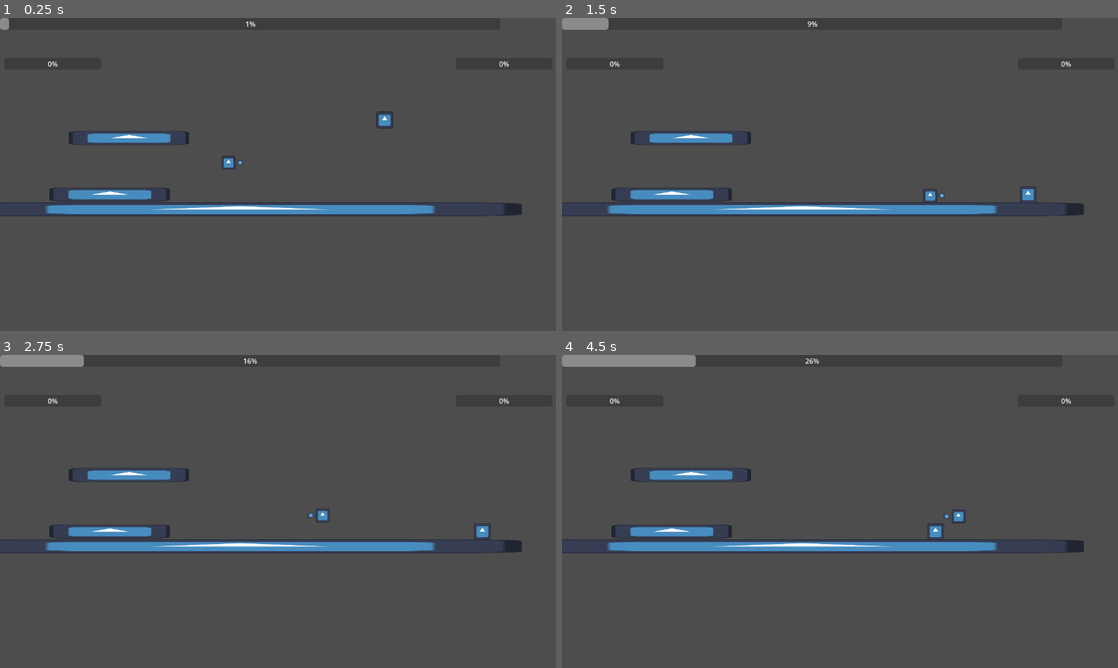
Above: before the commit, frames 1-4 (two rows, left to right).
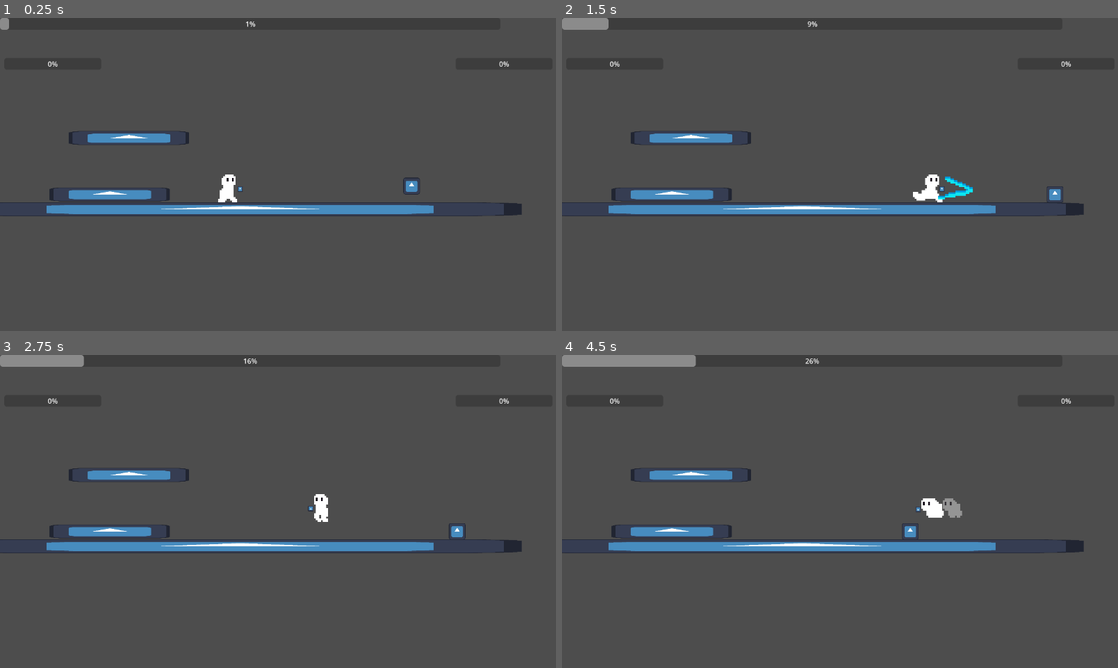
Above: after the commit, the same moments.

Repository: Luke-Parker1/Game-Off-2025
Game: Godot game, scene res://test_scene.tscn
Two runs of this game, one before a commit and one after it. Both use one fixed random seed, a clock stepped at 60 frames per second and the inputs below. Before the commit the project has no main scene; this scene is started directly in both runs. The engine's default icon, where the game draws it, is replaced by a stand-in: a white triangle on a blue panel in a dark square.
Inputs:
- Up to frame 1 (0.25 s): no input
- Up to frame 2 (1.5 s): hold D (right) from 0.53 s (still down); tap Shift (dash) at 0.6 s; tap Space (jump) at 0.77, 1.07 s; tap K (sword) at 0.8, 1.35 s
- Up to frame 3 (2.75 s): tap Space (jump) at 1.52, 1.55, 1.82, 2.1 s; release D (right) at 2.03 s; hold A (left) from 2.03 s (still down); tap Shift (dash) at 2.3 s
- Up to frame 4 (4.5 s): release A (left) at 2.78 s; hold D (right) 2.78-4.28 s; tap U (big shoot) at 2.85 s; tap Space (jump) at 3.02, 3.32, 3.77, 3.8, 4.07 s; tap K (sword) at 3.05 s; tap I (big sword) at 3.6 s; hold A (left) from 4.28 s (still down); tap Shift (dash) at 4.35 s

The runs differ from the first frame. In frame 1, 0.7% of the frame differs, in the area x 8-79%, y 29-63%; in frame 2, 0.8%, in the area x 8-91%, y 36-63%; in frame 3, 0.6%; in frame 4, 0.8%.

Commit message:
Started adding art

Diff:
--- a/player.gd
+++ b/player.gd
@@ -35,6 +35,9 @@
 # If this is false, the current state handles all movement
 var state_allows_default_move := true
 
+# If this is false, the current state handles the animation
+var state_allows_animation := true
+
 # 1.0 is right, -1.0 is left
 var look_direction := 1.0
 var knockback_direction := 0.0
@@ -54,6 +57,11 @@
 @export var required_xp_for_thrust : float
 @export var required_xp_for_bigshoot : float
 @export var required_xp_for_explosive : float
+
+@onready var default_sprite_scale = $AnimatedSprite2D.scale
+
+# Keeps track of if the sprite is bouncing dowm or if it is returning to its default scale during walk cycle
+var sprite_bouncing_down := true
 
 func _ready():
 	multiplier_bar = get_tree().get_nodes_in_group("MultiplierBar")[0]
@@ -75,15 +83,10 @@
 
 		# Handle jump.
 		if Input.is_action_just_pressed("jump") and is_on_floor():
+			$AnimatedSprite2D.scale = default_sprite_scale * Vector2(0.7, 1.3)
 			jump()
 		if Input.is_action_just_released("jump"):
 			jumping = false
-
-		# Handle Dash
-		#if Input.is_action_just_pressed("dash") and !dashing and !dash_cooldown_active:
-			#dashing = true
-			#velocity.y = 0
-			#$DashTimer.start()
 
 		# Get the input direction and handle the movement/deceleration.
 		var direction = Input.get_axis("left", "right")
@@ -99,6 +102,40 @@
 	#print(velocity)
 	move_and_slide()
 
+	if state_allows_animation:
+		# Squash and stretch
+		if is_on_floor() and velocity.x != 0:
+			if sprite_bouncing_down:
+				$AnimatedSprite2D.scale = $AnimatedSprite2D.scale.move_toward(default_sprite_scale  * Vector2(1.15, 0.85), 4*delta)
+			else:
+				$AnimatedSprite2D.scale = $AnimatedSprite2D.scale.move_toward(default_sprite_scale, 4*delta)
+			if $AnimatedSprite2D.scale.is_equal_approx(default_sprite_scale):
+				sprite_bouncing_down = true
+			elif $AnimatedSprite2D.scale.is_equal_approx(default_sprite_scale * Vector2(1.15, 0.85)):
+				sprite_bouncing_down = false
+		else:
+			$AnimatedSprite2D.scale = $AnimatedSprite2D.scale.move_toward(default_sprite_scale, 4*delta)
+
+		# Animation
+		if not is_on_floor():
+			if get_custom_gravity() == jump_gravity:
+				$AnimatedSprite2D.play("jump ascend")
+			else:
+				$AnimatedSprite2D.play("jump descend")
+		elif velocity.x != 0:
+			$AnimatedSprite2D.play("run")
+		else:
+			$AnimatedSprite2D.play("default")
+	else:
+		$AnimatedSprite2D.scale = default_sprite_scale
+
+	if $StateMachine.current_state.name.to_lower() != "swordattack" and $StateMachine.current_state.name.to_lower() != "bigswordattack" and $StateMachine.current_state.name.to_lower() != "sword_thrust":
+		if look_direction <= 0:
+			$AnimatedSprite2D.flip_h = true
+		else:
+			$AnimatedSprite2D.flip_h = false
+
+
 	# Flip attack hitboxes
 	if $StateMachine.current_state.name.to_lower() != "swordattack":
 		if Input.is_action_pressed("up"):
@@ -199,6 +236,16 @@
 		# Set recoil timer to regular recoil time
 		$RecoilTime.wait_time = recoil_time
 	$RecoilTime.start()
+
+func create_dash_effect(animation_time):
+	var dash_silhouette = $AnimatedSprite2D.duplicate()
+	get_parent().add_child(dash_silhouette)
+	dash_silhouette.global_position = $AnimatedSprite2D.global_position
+	await get_tree().create_timer(animation_time).timeout
+	dash_silhouette.modulate.a = 0.4
+	await get_tree().create_timer(animation_time).timeout
+	dash_silhouette.modulate.a = 0.2
+	dash_silhouette.queue_free()
 
 func _on_sword_attack_hitbox_body_entered(body):
 	if body.is_in_group("Enemy") and !hit_enemies.has(body):
--- a/player.tscn
+++ b/player.tscn
@@ -1,7 +1,9 @@
-[gd_scene load_steps=17 format=3 uid="uid://b2lk5meo42827"]
+[gd_scene load_steps=35 format=3 uid="uid://b2lk5meo42827"]
 
 [ext_resource type="Texture2D" uid="uid://b2paakn4rmqkv" path="res://icon.svg" id="1_4flbx"]
 [ext_resource type="Script" uid="uid://f1a23u4u1tyb" path="res://player.gd" id="1_onrkg"]
+[ext_resource type="Texture2D" uid="uid://b11m7snql17p3" path="res://player_sheet.png" id="2_urp6f"]
+[ext_resource type="Texture2D" uid="uid://dqhctu8or5e2t" path="res://game_off_2025_sword_attack-Sheet.png" id="3_bwjto"]
 [ext_resource type="Script" uid="uid://v4nlkn46p8aj" path="res://state_machine.gd" id="3_i3pqv"]
 [ext_resource type="Script" uid="uid://1yhkh6ng2egx" path="res://player_default.gd" id="4_hqtel"]
 [ext_resource type="Script" uid="uid://cne4b4d532klw" path="res://player_dash.gd" id="5_sweqy"]
@@ -13,17 +15,158 @@
 [ext_resource type="PackedScene" uid="uid://cjbpx1lsg06dy" path="res://explosive_bullet.tscn" id="10_ivps1"]
 [ext_resource type="Script" uid="uid://dmddma07poe7x" path="res://player_sword_thrust.gd" id="11_nvl01"]
 
+[sub_resource type="AtlasTexture" id="AtlasTexture_u1c27"]
+atlas = ExtResource("2_urp6f")
+region = Rect2(120, 0, 24, 16)
+
+[sub_resource type="AtlasTexture" id="AtlasTexture_bwjto"]
+atlas = ExtResource("2_urp6f")
+region = Rect2(0, 0, 24, 16)
+
+[sub_resource type="AtlasTexture" id="AtlasTexture_op7ga"]
+atlas = ExtResource("2_urp6f")
+region = Rect2(168, 0, 24, 16)
+
+[sub_resource type="AtlasTexture" id="AtlasTexture_q13i1"]
+atlas = ExtResource("2_urp6f")
+region = Rect2(192, 0, 24, 16)
+
+[sub_resource type="AtlasTexture" id="AtlasTexture_5tmop"]
+atlas = ExtResource("2_urp6f")
+region = Rect2(168, 0, 24, 16)
+
+[sub_resource type="AtlasTexture" id="AtlasTexture_pylmc"]
+atlas = ExtResource("2_urp6f")
+region = Rect2(24, 0, 24, 16)
+
+[sub_resource type="AtlasTexture" id="AtlasTexture_pbfsw"]
+atlas = ExtResource("2_urp6f")
+region = Rect2(48, 0, 24, 16)
+
+[sub_resource type="AtlasTexture" id="AtlasTexture_urp6f"]
+atlas = ExtResource("2_urp6f")
+region = Rect2(72, 0, 24, 16)
+
+[sub_resource type="AtlasTexture" id="AtlasTexture_606se"]
+atlas = ExtResource("2_urp6f")
+region = Rect2(96, 0, 24, 16)
+
+[sub_resource type="AtlasTexture" id="AtlasTexture_7ahtn"]
+atlas = ExtResource("2_urp6f")
+region = Rect2(144, 0, 24, 16)
+
+[sub_resource type="SpriteFrames" id="SpriteFrames_ivps1"]
+animations = [{
+"frames": [{
+"duration": 1.0,
+"texture": SubResource("AtlasTexture_u1c27")
+}],
+"loop": true,
+"name": &"dash",
+"speed": 5.0
+}, {
+"frames": [{
+"duration": 1.0,
+"texture": SubResource("AtlasTexture_bwjto")
+}],
+"loop": true,
+"name": &"default",
+"speed": 5.0
+}, {
+"frames": [{
+"duration": 1.0,
+"texture": SubResource("AtlasTexture_op7ga")
+}, {
+"duration": 3.0,
+"texture": SubResource("AtlasTexture_q13i1")
+}, {
+"duration": 1.0,
+"texture": SubResource("AtlasTexture_5tmop")
+}],
+"loop": false,
+"name": &"hit",
+"speed": 5.0
+}, {
+"frames": [{
+"duration": 1.0,
+"texture": SubResource("AtlasTexture_pylmc")
+}],
+"loop": true,
+"name": &"jump ascend",
+"speed": 5.0
+}, {
+"frames": [{
+"duration": 1.0,
+"texture": SubResource("AtlasTexture_pbfsw")
+}],
+"loop": true,
+"name": &"jump descend",
+"speed": 5.0
+}, {
+"frames": [{
+"duration": 1.0,
+"texture": SubResource("AtlasTexture_urp6f")
+}, {
+"duration": 1.0,
+"texture": SubResource("AtlasTexture_606se")
+}],
+"loop": true,
+"name": &"run",
+"speed": 5.0
+}, {
+"frames": [{
+"duration": 1.0,
+"texture": SubResource("AtlasTexture_7ahtn")
+}],
+"loop": true,
+"name": &"sword thrust",
+"speed": 5.0
+}]
+
 [sub_resource type="RectangleShape2D" id="RectangleShape2D_onrkg"]
-size = Vector2(32, 32)
+size = Vector2(34, 63)
 
 [sub_resource type="RectangleShape2D" id="RectangleShape2D_sweqy"]
-size = Vector2(50, 40)
+size = Vector2(75, 49)
+
+[sub_resource type="AtlasTexture" id="AtlasTexture_7lmhl"]
+atlas = ExtResource("3_bwjto")
+region = Rect2(0, 0, 20, 16)
+
+[sub_resource type="AtlasTexture" id="AtlasTexture_dx0e4"]
+atlas = ExtResource("3_bwjto")
+region = Rect2(20, 0, 20, 16)
+
+[sub_resource type="AtlasTexture" id="AtlasTexture_jm5j8"]
+atlas = ExtResource("3_bwjto")
+region = Rect2(40, 0, 20, 16)
+
+[sub_resource type="SpriteFrames" id="SpriteFrames_urp6f"]
+animations = [{
+"frames": [{
+"duration": 1.0,
+"texture": SubResource("AtlasTexture_7lmhl")
+}, {
+"duration": 3.0,
+"texture": SubResource("AtlasTexture_dx0e4")
+}, {
+"duration": 1.0,
+"texture": SubResource("AtlasTexture_jm5j8")
+}],
+"loop": false,
+"name": &"attack",
+"speed": 15.0
+}]
 
 [sub_resource type="RectangleShape2D" id="RectangleShape2D_dw050"]
 size = Vector2(110, 82)
 
 [sub_resource type="RectangleShape2D" id="RectangleShape2D_n7ghd"]
-size = Vector2(68, 31)
+size = Vector2(102, 46.5)
+
+[sub_resource type="Curve" id="Curve_bwjto"]
+_data = [Vector2(0, 1), 0.0, 0.0, 0, 0, Vector2(0.87209314, 0.9101124), 0.0, 0.0, 0, 0, Vector2(1, 0), 0.0, 0.0, 0, 0]
+point_count = 3
 
 [node name="Player" type="CharacterBody2D" groups=["Player"]]
 z_index = 100
@@ -46,9 +189,12 @@
 required_xp_for_bigshoot = 3.0
 required_xp_for_explosive = 3.0
 
-[node name="Sprite2D" type="Sprite2D" parent="."]
-scale = Vector2(0.25, 0.25)
-texture = ExtResource("1_4flbx")
+[node name="AnimatedSprite2D" type="AnimatedSprite2D" parent="."]
+position = Vector2(0, 31)
+scale = Vector2(4, 4)
+sprite_frames = SubResource("SpriteFrames_ivps1")
+animation = &"hit"
+offset = Vector2(0, -8)
 
 [node name="CollisionShape2D" type="CollisionShape2D" parent="."]
 shape = SubResource("RectangleShape2D_onrkg")
@@ -58,9 +204,16 @@
 collision_mask = 3
 
 [node name="CollisionShape2D" type="CollisionShape2D" parent="SwordAttackHitbox"]
-position = Vector2(47, 0)
+position = Vector2(59.5, 0)
 shape = SubResource("RectangleShape2D_sweqy")
 disabled = true
+
+[node name="AnimatedSprite2D" type="AnimatedSprite2D" parent="SwordAttackHitbox/CollisionShape2D"]
+visible = false
+position = Vector2(-1.5, 0)
+scale = Vector2(4, 4)
+sprite_frames = SubResource("SpriteFrames_urp6f")
+animation = &"attack"
 
 [node name="BigSwordHitbox" type="Area2D" parent="."]
 collision_layer = 3
@@ -76,7 +229,7 @@
 collision_mask = 3
 
 [node name="CollisionShape2D" type="CollisionShape2D" parent="SwordThrustHitbox"]
-position = Vector2(56, 0)
+position = Vector2(73, 0)
 shape = SubResource("RectangleShape2D_n7ghd")
 disabled = true
 
@@ -123,6 +276,7 @@
 script = ExtResource("5_sweqy")
 Player = NodePath("../..")
 dash_timer = 0.3
+effect_num = 4
 metadata/_custom_type_script = "uid://cne4b4d532klw"
 
 [node name="SwordAttack" type="Node" parent="StateMachine" node_paths=PackedStringArray("Player", "hitbox")]
@@ -154,9 +308,9 @@
 [node name="Knockback" type="Node" parent="StateMachine" node_paths=PackedStringArray("Player")]
 script = ExtResource("8_dw050")
 Player = NodePath("../..")
-knockback_force = 550.0
+knockback_force = 500.0
 stun_timer = 0.4
-knockback_timer = 0.2
+knockback_timer = 0.3
 metadata/_custom_type_script = "uid://bdqbrifxcawsk"
 
 [node name="BigSwordAttack" type="Node" parent="StateMachine" node_paths=PackedStringArray("Player", "hitbox")]
@@ -172,6 +326,7 @@
 hitbox = NodePath("../../SwordThrustHitbox/CollisionShape2D")
 thrust_timer = 0.3
 thrust_speed = 550.0
+effect_num = 4
 metadata/_custom_type_script = "uid://dmddma07poe7x"
 
 [node name="XP Layer" type="CanvasLayer" parent="."]
@@ -190,6 +345,19 @@
 offset_bottom = 119.0
 max_value = 15.0
 
+[node name="HitParticles" type="CPUParticles2D" parent="."]
+emitting = false
+lifetime = 0.3
+one_shot = true
+explosiveness = 1.0
+spread = 180.0
+gravity = Vector2(0, 0)
+initial_velocity_min = 400.0
+initial_velocity_max = 400.0
+scale_amount_min = 3.0
+scale_amount_max = 10.0
+scale_amount_curve = SubResource("Curve_bwjto")
+
 [connection signal="body_entered" from="SwordAttackHitbox" to="." method="_on_sword_attack_hitbox_body_entered"]
 [connection signal="body_entered" from="BigSwordHitbox" to="." method="_on_big_sword_hitbox_body_entered"]
 [connection signal="body_entered" from="SwordThrustHitbox" to="." method="_on_sword_thrust_hitbox_body_entered"]
--- a/player_dash.gd
+++ b/player_dash.gd
@@ -6,17 +6,26 @@
 @export var Player : CharacterBody2D
 @export var dash_timer := 0.0
 @export var dash_speed := 500.0
+@export var effect_num : int
+
+var current_effect_num : int
 
 # Current amount of time the dash has left
 var dash_time : float
 
 func Enter():
 	Player.state_allows_default_move = false
+	Player.state_allows_animation = false
 	dash_time = dash_timer
 	Player.velocity.y = 0
+	current_effect_num = effect_num
 
 func State_Physics_Update(delta: float):
+	Player.get_node("AnimatedSprite2D").play("dash")
 	Player.velocity.x = Player.look_direction * dash_speed
+	if dash_time <= dash_timer * current_effect_num/effect_num:
+		current_effect_num -= 1
+		Player.create_dash_effect(dash_timer/effect_num)
 	dash_time -= delta
 
 	if Player.knockback_direction != 0.0:
--- a/player_default.gd
+++ b/player_default.gd
@@ -8,6 +8,7 @@
 
 func Enter():
 	Player.state_allows_default_move = true
+	Player.state_allows_animation = true
 
 
 func State_Physics_Update(_delta: float):
--- a/player_knockback.gd
+++ b/player_knockback.gd
@@ -17,10 +17,13 @@
 
 func Enter():
 	Player.state_allows_default_move = false
+	Player.state_allows_animation = false
 	stun_time = stun_timer
 	knockback_time = knockback_timer
 	Player.velocity = Vector2.ZERO
 	frame_freeze(0.05, stun_timer)
+	Player.get_node("AnimatedSprite2D").play("hit")
+	Player.get_node("HitParticles").emitting = true
 
 func State_Physics_Update(delta: float):
 	#if stun_time < 0:
--- a/player_shoot.gd
+++ b/player_shoot.gd
@@ -10,6 +10,7 @@
 
 func Enter():
 	Player.state_allows_default_move = true
+	Player.state_allows_animation = true
 	var bullet = BULLET.instantiate()
 	bullet.global_position = Player.get_node("GunRotator/ShootPosition").global_position
 	bullet.global_rotation = Player.get_node("GunRotator/ShootPosition").global_rotation
--- a/player_sword_attack.gd
+++ b/player_sword_attack.gd
@@ -19,9 +19,16 @@
 
 func Enter():
 	Player.state_allows_default_move = true
+	Player.state_allows_animation = true
 	attack_time = attack_timer
 	hitbox.disabled = false
 	Player.sword_xp -= required_xp
+	hitbox.get_node("AnimatedSprite2D").visible = true
+	hitbox.get_node("AnimatedSprite2D").play("attack")
+	if Player.look_direction > 0:
+		hitbox.get_node("AnimatedSprite2D").flip_v = false
+	else:
+		hitbox.get_node("AnimatedSprite2D").flip_v = true
 
 func State_Physics_Update(delta: float):
 	attack_time -= delta
@@ -33,6 +40,7 @@
 
 func Exit():
 	hitbox.disabled = true
+	hitbox.get_node("AnimatedSprite2D").visible = false
 	if Player.hit_enemies.size() > 0 and gives_xp:
 		Player.sword_xp += Player.multiplier_bar.right_type_mult
 	Player.hit_enemies.clear()
--- a/player_sword_thrust.gd
+++ b/player_sword_thrust.gd
@@ -6,6 +6,9 @@
 
 @export var thrust_timer : float
 @export var thrust_speed : float
+@export var effect_num : int
+
+var current_effect_num : int
 
 var thrust_time : float
 
@@ -13,13 +16,19 @@
 
 func Enter():
 	Player.state_allows_default_move = false
+	Player.state_allows_animation = false
 	thrust_time = thrust_timer
 	Player.velocity.y = 0
 	hitbox.disabled = false
+	current_effect_num = effect_num
 
 func State_Physics_Update(delta: float):
+	Player.get_node("AnimatedSprite2D").play("sword thrust")
 	Player.velocity.x = Player.look_direction * thrust_speed
 	thrust_time -= delta
+	if thrust_time <= thrust_timer * current_effect_num/effect_num:
+		current_effect_num -= 1
+		Player.create_dash_effect(thrust_timer/effect_num)
 
 	if Player.knockback_direction != 0.0:
 		Transitioned.emit(self, "knockback")
--- a/project.godot
+++ b/project.godot
@@ -11,6 +11,7 @@
 [application]
 
 config/name="Github Game Off 2025"
+run/main_scene="uid://cqkedpsayif7j"
 config/features=PackedStringArray("4.5", "GL Compatibility")
 config/icon="res://icon.svg"
 
@@ -95,5 +96,6 @@
 
 [rendering]
 
+textures/canvas_textures/default_texture_filter=0
 renderer/rendering_method="gl_compatibility"
 renderer/rendering_method.mobile="gl_compatibility"
--- a/test_scene.tscn
+++ b/test_scene.tscn
@@ -52,13 +52,13 @@
 shape = SubResource("RectangleShape2D_ia1lp")
 
 [node name="Player" parent="." instance=ExtResource("2_ia1lp")]
-position = Vector2(526, 173)
+position = Vector2(526, 385)
 required_xp_for_bigsword = 1.0
-required_xp_for_thrust = 1.0
+required_xp_for_thrust = 0.0
 required_xp_for_bigshoot = 1.0
 required_xp_for_explosive = 1.0
 
 [node name="ProgressBarLayer" parent="." instance=ExtResource("4_coq8p")]
 
 [node name="WalkerEnemy" parent="." instance=ExtResource("4_2nij2")]
-position = Vector2(848, 206)
+position = Vector2(910, 358)
Binary file added: game_off_2025_sword_attack-Sheet.png
Not shown, added: game_off_2025_sword_attack-Sheet.png.import
Binary file added: player_sheet.png
Not shown, added: player_sheet.png.import
